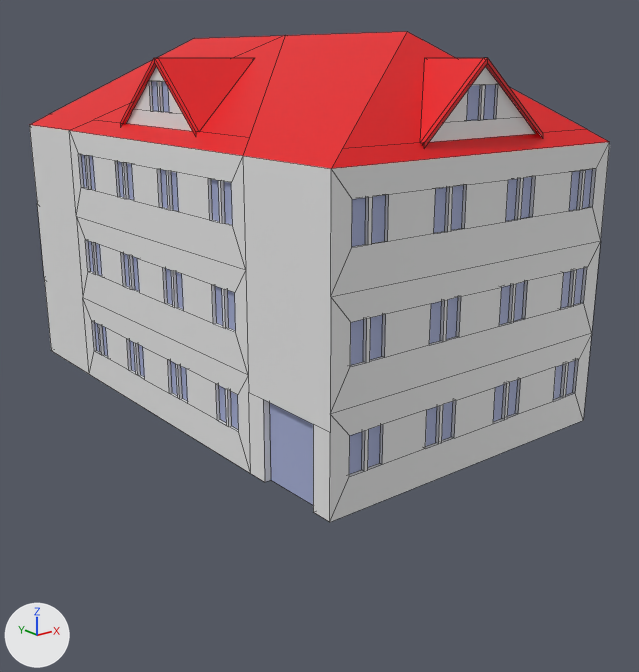
The Blender file assets/models/Building/BuildingFamily.blend: old version first, new version second.
Both versions are drawn from a 50 mm lens placed at (-20.4, -27.5, 12.7), pointed at (0.5, -1.4, 2.2). Lighting does not change. The marker at lower left points along +X, +Y and +Z. Mesh edges are drawn as thin lines.
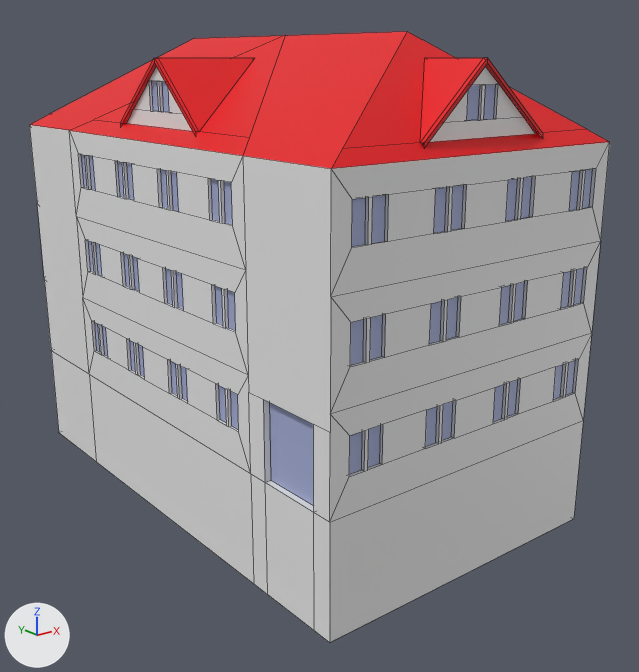
The newer file is also turned or shifted as a whole; pictures and numbers use the older file's frame.

Location of each change, [x1, y1, x2, y2] in pixels of the pictures (639 x 672 px):
'Cube', reshaped (24% taller): before [29, 32, 610, 522]; after [29, 32, 610, 642]
part 1 of me_cube, added: after [51, 351, 583, 642]

The edits, one by one:
me_cube has 998 vertices, 733 faces and spans x -1.0..1.0, y -1.0..1.0, z -1.0..1.69.
me_cube is used by ob_cube; location (0.0, 0.0, 5.03); scale (6.0, 10.0, 5.0).
Verts and faces of me_cube; kept vertices keep their numbers, new ones are numbered from 998.
Before the commit, vertices of me_cube: 0 (1.0, 1.0, -1.0), 11 (-1.0, 0.6, -1.0) at pixel (89, 374), 84 (1.0, -0.6, -1.0), 178 (-1.0, -1.0, -1.0) at pixel (329, 522), 179 (1.0, -1.0, -1.0) at pixel (583, 420).
Before the commit, vertices of me_cube: 373 (-1.0, 1.0, -1.0) at pixel (51, 350), 571 (-1.0, -0.6, -1.0) at pixel (250, 473), 769 (1.0, 0.6, -1.0), 904 (-1.0, -0.92, -1.0) at pixel (313, 512), 905 (-1.0, -0.68, -1.0) at pixel (264, 482).
Before the commit, vertices of me_cube: 908 (-0.96, -0.92, -1.0), 909 (-0.96, -0.68, -1.0) at pixel (270, 480).
Part 1, on me_cube:
New vertices 998 to 1007 stand at vertices 0, 11, 84, 178, 179, 373, 571, 769, 904, 905, in that order, plus (0.0, 0.0, -0.81).
New faces: (904, 908, 909, 905), (11, 373, 1003, 999), (178, 1001, 1002, 179), (0, 998, 1003, 373), (84, 1000, 1005, 769), (0, 769, 1005, 998) (mat_material (white #e7e7e7)).
New faces: (11, 999, 1004, 571), (178, 904, 1006, 1001), (904, 905, 1007, 1006), (84, 179, 1002, 1000), (571, 1004, 1007, 905) (mat_material (white #e7e7e7)).
